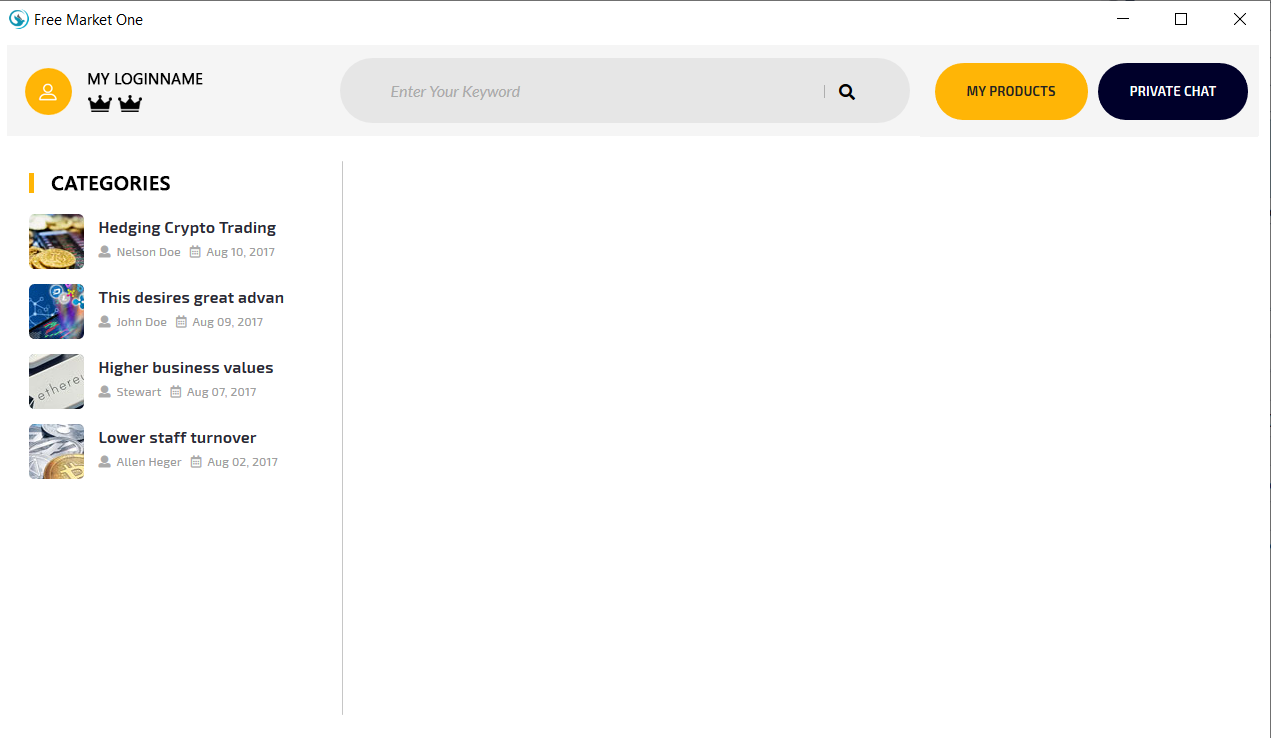
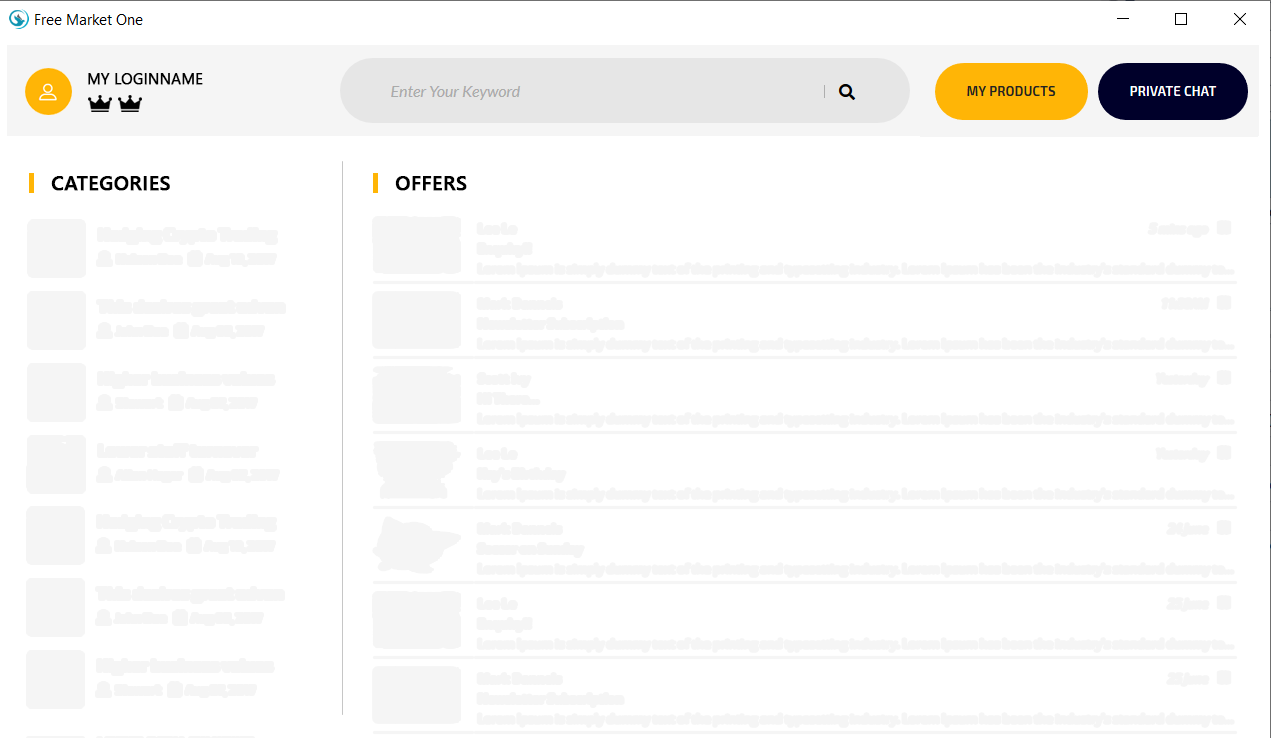
Comparing the layer stacks of the two 1271px x 738px images. Changes:
added layer "Layer 9 copy 3" above "OFFERS" over 373, 173, 378, 193
added layer "OFFERS" above "Layer 9 copy" over 395, 176, 467, 191
painted on "Layer 9 copy" over 26, 214, 286, 489
added layer "Layer 10" above "Layer 9 copy 2" over 374, 218, 1236, 733
added layer "Layer 9 copy 2" above "Layer 9" over 28, 467, 283, 707
painted on "Layer 9" over 29, 176, 284, 492
